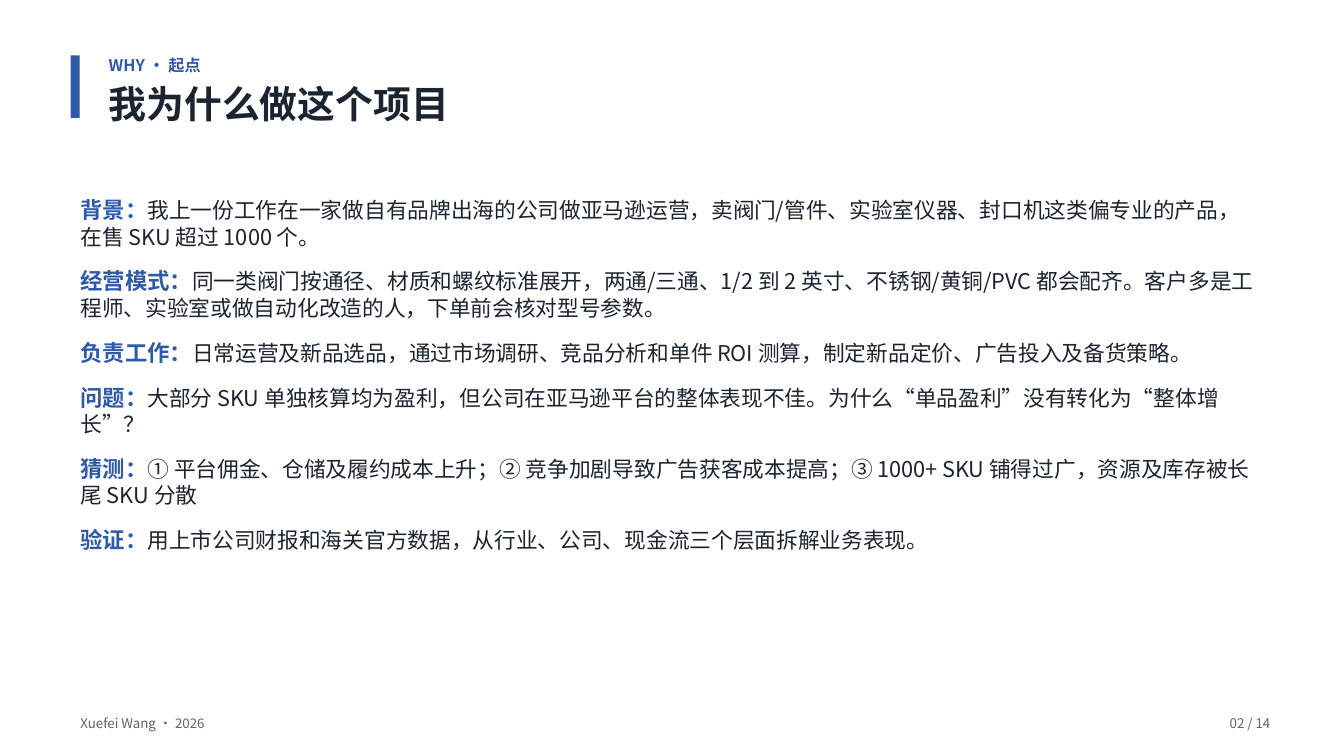
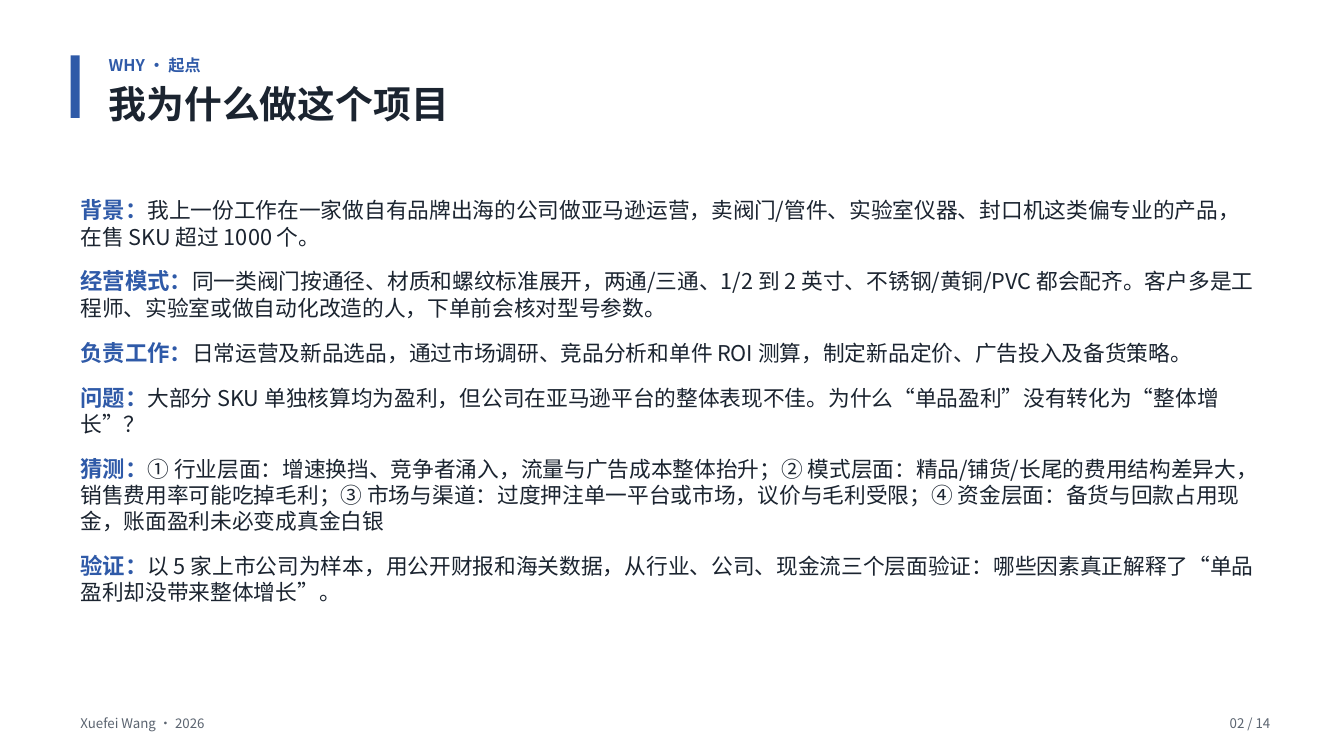
Before and after one commit to Ashely-sudo/cross-border-analysis, a slide deck: slide 2 of presentation/中国跨境电商出海赛道分析-项目故事-v2.pptx. Drawn at 1344x756 pixels with LibreOffice and Linux fonts; fonts in the diff are those of the drawing. Boxes give left, top, right and bottom in pixels: in the first picture for what was removed or moved away, otherwise in the second. Text is boxed around its words. In the diff, an @@ line names an element or a change of style, - is before the commit and + after.

Commit message:
docs: PPT why页猜测改为宏观四层面(行业/模式/市场渠道/资金), 验证点明以5家上市公司为样本, 消除'猜自己证别人'错位

```diff
--- a/presentation/中国跨境电商出海赛道分析-项目故事-v2.pptx
+++ b/presentation/中国跨境电商出海赛道分析-项目故事-v2.pptx
@@ text at (80,458,1258,602): text changed @@
-猜测：① 平台佣金、仓储及履约成本上升；② 竞争加剧导致广告获客成本提高；③ 1000+ SKU 铺得过广，资源及库存被长尾 SKU 分散
-验证：用上市公司财报和海关官方数据，从行业、公司、现金流三个层面拆解业务表现。
+猜测：① 行业层面：增速换挡、竞争者涌入，流量与广告成本整体抬升；② 模式层面：精品/铺货/长尾的费用结构差异大，销售费用率可能吃掉毛利；③ 市场与渠道：过度押注单一平台或市场，议价与毛利受限；④ 资金层面：备货与回款占用现金，账面盈利未必变成真金白银
+验证：以 5 家上市公司为样本，用公开财报和海关数据，从行业、公司、现金流三个层面验证：哪些因素真正解释了“单品盈利却没带来整体增长”。
```
Also in this commit, not shown: 1 other file.
